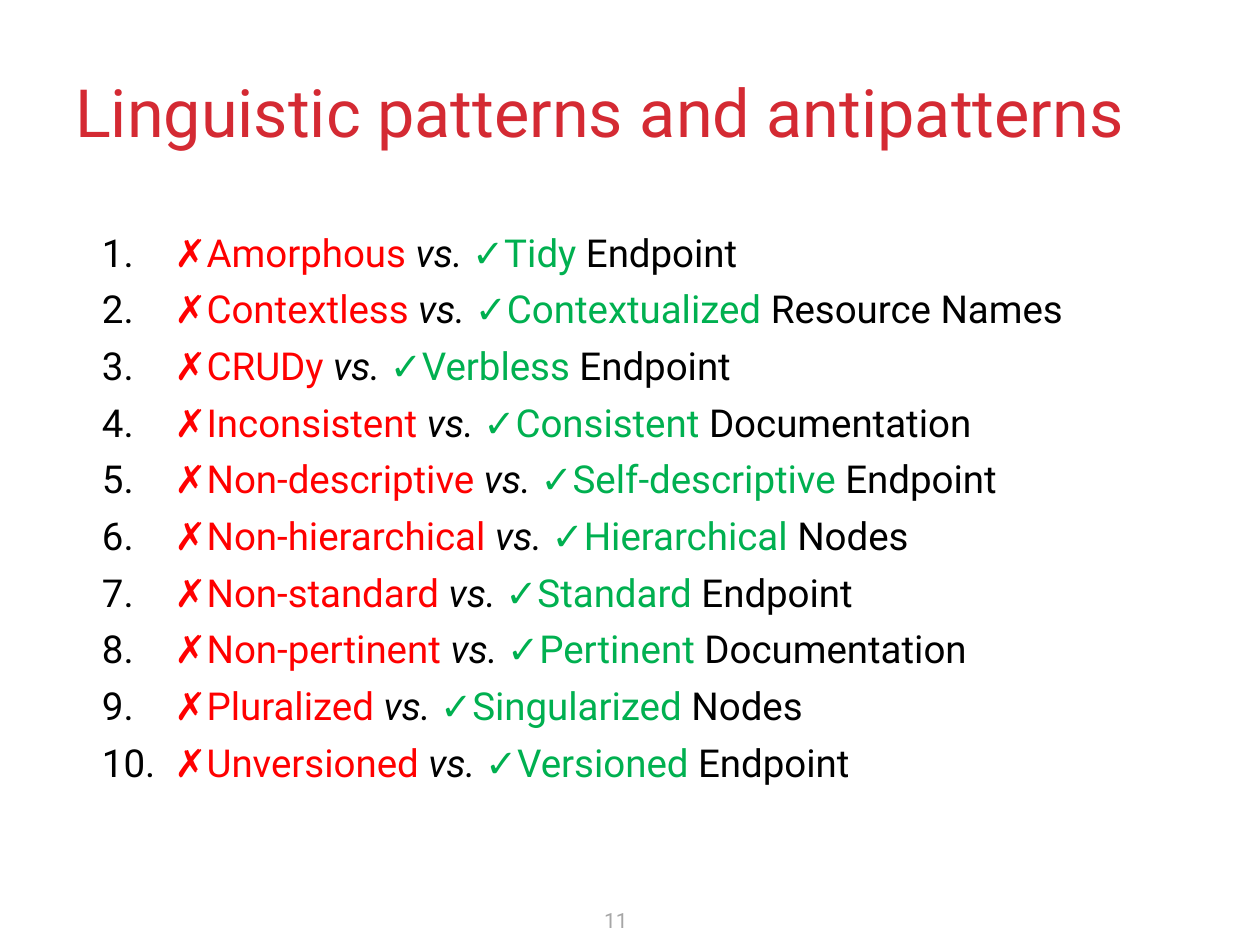
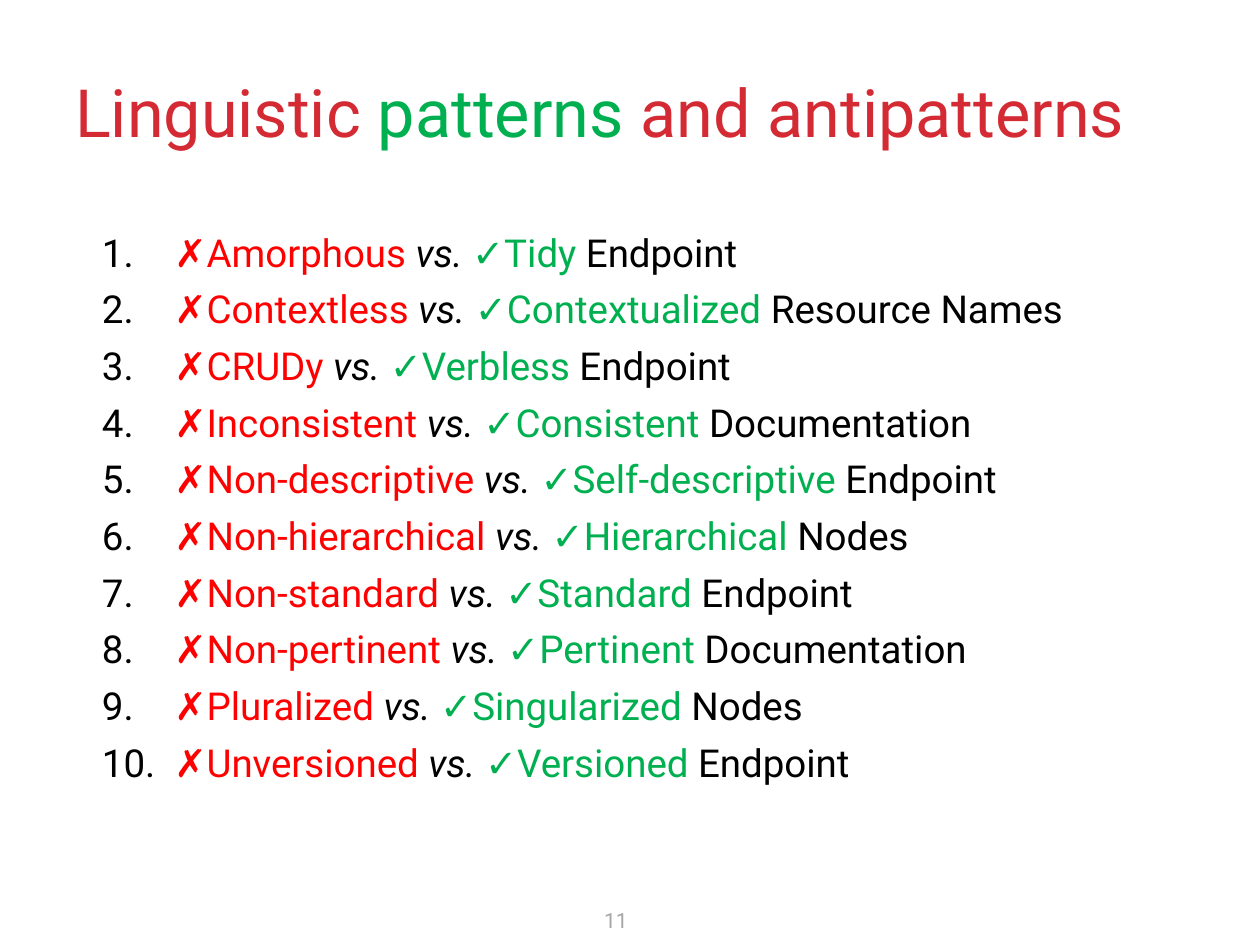
Before and after one commit to krishnodey/API-Quality, a slide deck: slide 11 of Cascon-Resources/Presentation/CASCON-2024.pptx. Drawn at 1260x945 pixels with LibreOffice and Linux fonts; fonts in the diff are those of the drawing. Boxes give left, top, right and bottom in pixels: in the first picture for what was removed or moved away, otherwise in the second. Text is boxed around its words. In the diff, an @@ line names an element or a change of style, - is before the commit and + after.

```diff
--- a/Cascon-Resources/Presentation/CASCON-2024.pptx
+++ b/Cascon-Resources/Presentation/CASCON-2024.pptx
@@ title "Linguistic patterns and antipatterns" at (75,87,1124,151): text colour #D42A33 to #00B050 in "patterns" @@
```
Also in this commit, not shown: 9 other slides changed.
